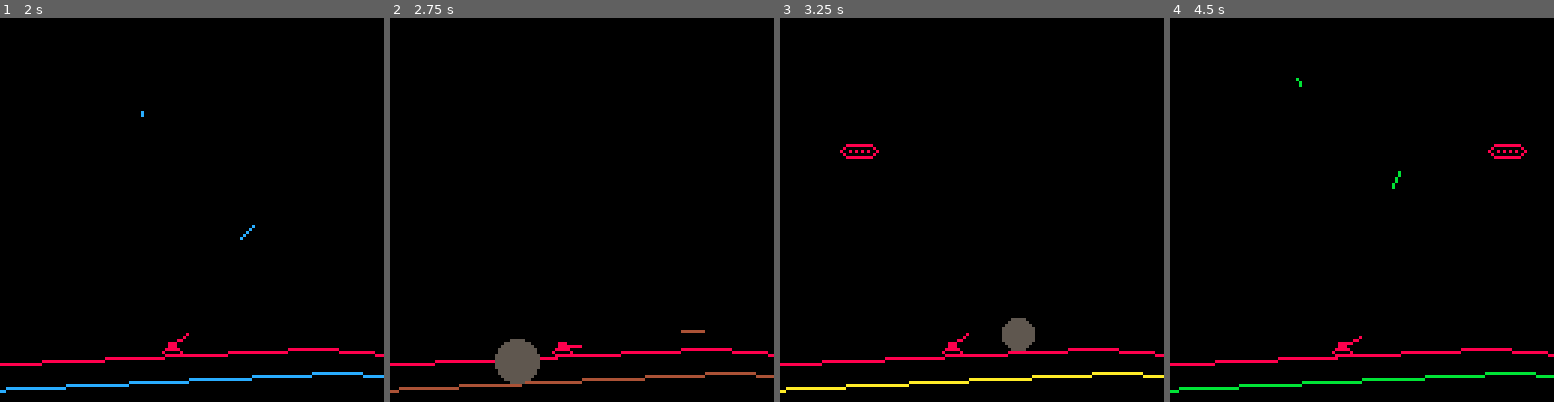
Above: before the commit, frames 1-4 (left to right).
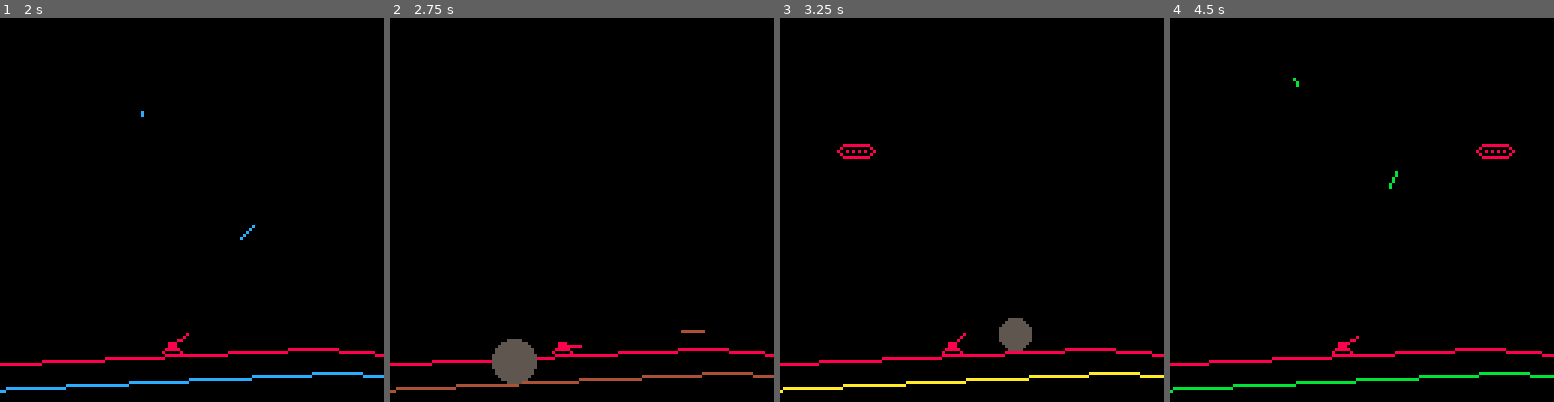
Above: after the commit, the same moments.

Repository: arnodick/spacetank
Game: PICO-8 cartridge tank.p8
Two runs of this game, one before a commit and one after it. Both use one fixed random seed, a clock stepped at 60 frames per second and the inputs below.
Inputs:
- Up to frame 1 (2 s): tap X (X key) at 0.33, 1.07, 1.85 s; tap O (Z key) at 0.7, 1.7 s; hold Right from 1.6 s (still down)
- Up to frame 2 (2.75 s): release Right at 2.1 s; tap O (Z key) at 2.1, 2.5 s; hold Right from 2.47 s (still down)
- Up to frame 3 (3.25 s): tap O (Z key) at 2.9 s; tap X (X key) at 2.97 s; release Right at 3.03 s; hold Left from 3.08 s (still down)
- Up to frame 4 (4.5 s): tap O (Z key) at 3.3, 3.7, 4.1 s; release Left at 3.58 s; hold Right from 4.02 s (still down); tap X (X key) at 4.08 s

Frame 1 is identical in both runs. In frame 2, 0.3% of the frame differs, in the area x 1-99%, y 83-98%; in frame 3, 0.5%; in frame 4, 0.7%, in the area x 0-99%, y 15-98%.

Commit message:
little tings

Diff:
--- a/tank.p8
+++ b/tank.p8
@@ -36,6 +36,7 @@
 	groundheight=10
 	hillwidth=3--how many hills before go back to ground
 	groundwidth=3--how many low areas before go back to hill
+	hillspacing=50
 	local los,his=0,0
 	ground={}
 	ground[1]={-64,0}
@@ -57,7 +58,7 @@
 		else
 				los+=1
 		end
-		ground[a]={a*50,-flr(rnd(h))}
+		ground[a]={a*hillspacing,-flr(rnd(h))}
 		local w=ground[a][1]-ground[a-1][1]
 		local h=ground[a-1][2]-ground[a][2]
 		ground[a-1].ratio=h/w
@@ -188,11 +189,6 @@
 				a.vel+=a.accel
 			end
 		else
-			if a.vel<0 then
-				a.vel+=a.decel
-			elseif a.vel>0 then
-				a.vel-=a.decel
-			end
 			if btn(0) then
 				a.gun.angle=clamp(a.gun.angle+0.016,0,0.5,true)
 			end
@@ -231,7 +227,6 @@
 		if a.vel<=a.maxvel then
 			a.vel+=a.accel
 		else
---			a.vel-=a.decel
 			a.vel-=3
 		end
 --		cam.enemy=clamp(-(actors[1].x-a.x)/2,-128,30,true)
